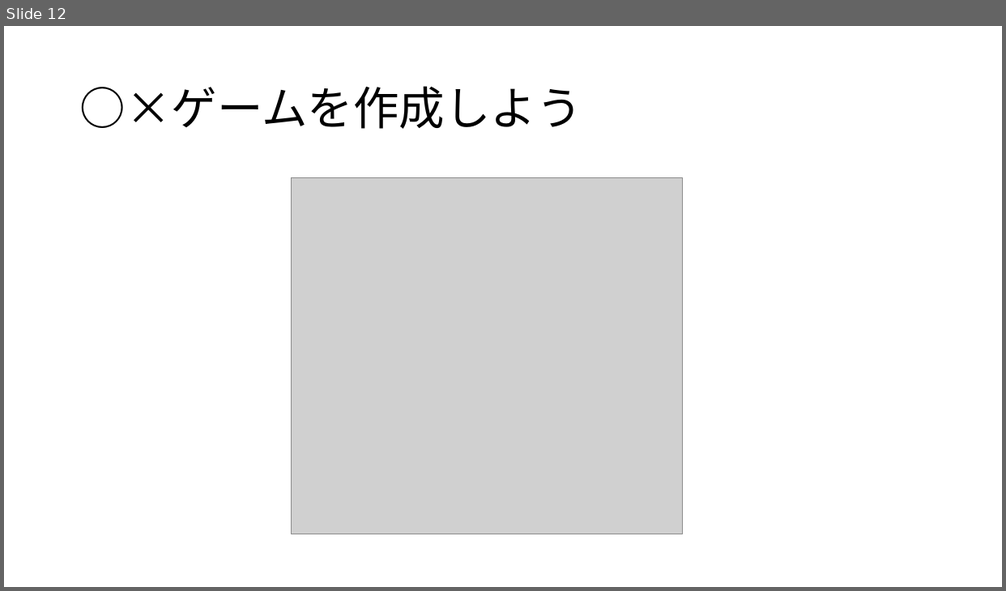
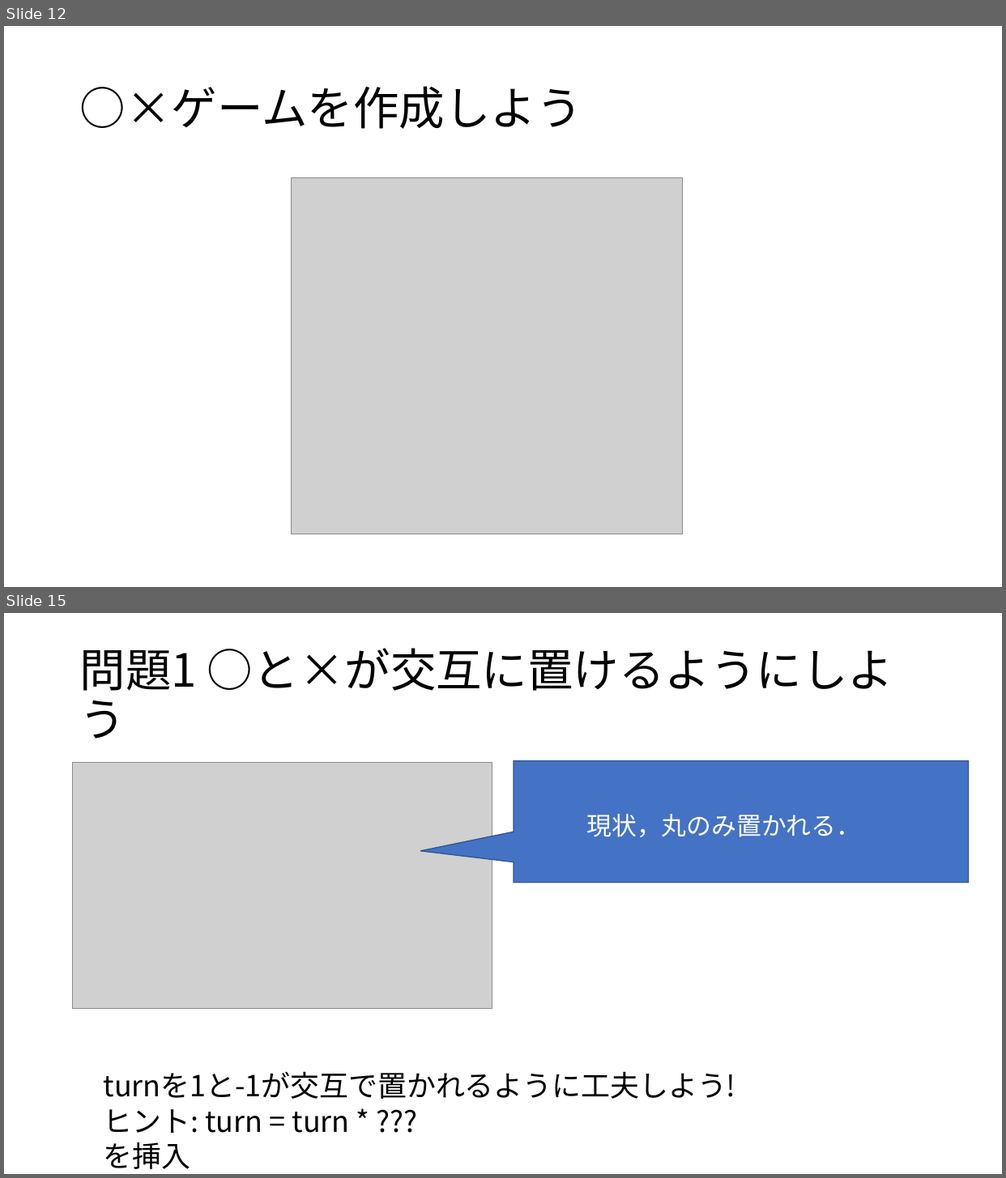
Before and after one commit to moyuta/game-event, a slide deck: マルバツゲームpdf.pptx. Shown one above the other, each under a label of ours: slide 12 before the commit, slides 12 and 15 after it; the slides between them are not shown. The pictures are 1006x591 and 1006x1178 pixels, drawn with LibreOffice and Linux fonts; fonts in the diff are those of the drawing; grey boxes stand for pictures. Boxes give left, top, right and bottom in pixels: in the first picture for what was removed or moved away, otherwise in the second. Text is boxed around its words. In the diff, an @@ line names an element or a change of style, - is before the commit and + after.

```diff
--- a/マルバツゲームpdf.pptx
+++ b/マルバツゲームpdf.pptx
@@ slide 15 added at box(4, 613, 1002, 1174), background #FFFFFF @@
@@ title added at box(80, 648, 893, 739), 44 pt, text #000000 @@
+問題1 ○と×が交互に置けるようにしよう
@@ picture added at box(73, 763, 493, 1009) @@
@@ speech box added at box(513, 761, 969, 883), fill #4472C4, outline #325491 1 pt @@
@@ text added at box(586, 814, 861, 837), 24 pt, text #FFFFFF @@
+現状，丸のみ置かれる．
@@ text added at box(104, 1071, 736, 1169), 28 pt, text #000000 @@
+turnを1と-1が交互で置かれるように工夫しよう!
+ヒント: turn = turn * ???
+を挿入
```
Also in this commit, not shown: 3 other slides added, 1 slide removed.
